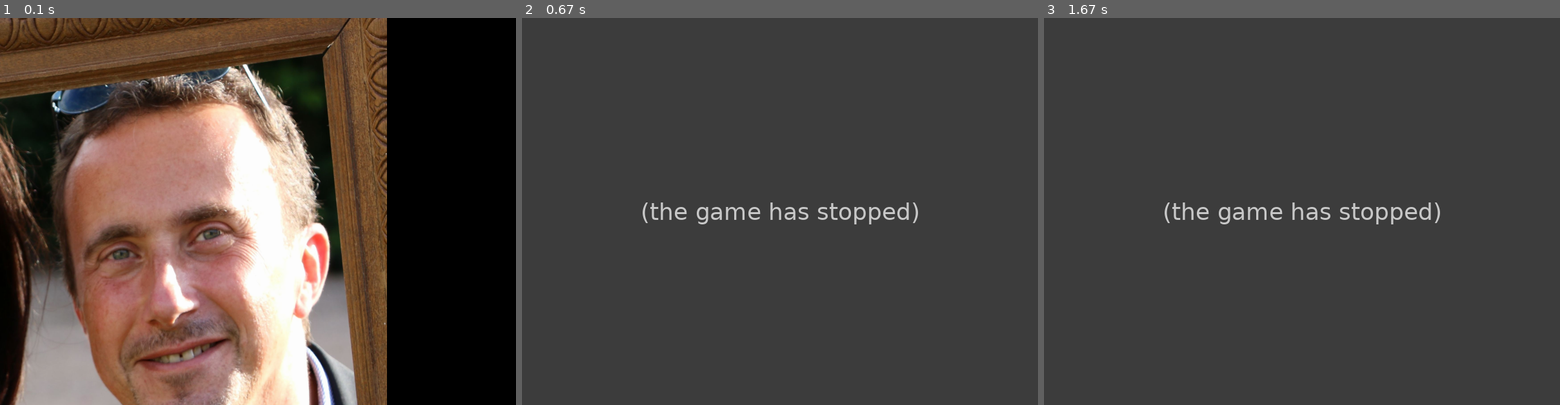
Above: before the commit, frames 1-3 (left to right).
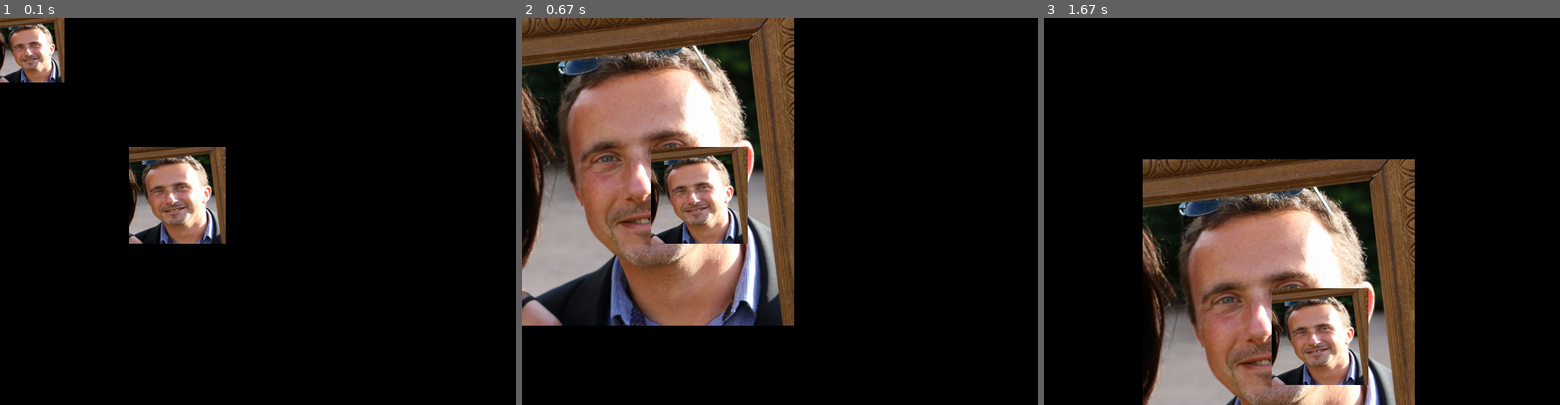
Above: after the commit, the same moments.

Repository: OlivierIrac/experiments
Game: pygame game, started from testPygame/movingBox.py
Two runs of this game, one before a commit and one after it. Both use one fixed random seed, a clock stepped at 60 frames per second and the inputs below.
Inputs (mouse positions are in pixels of both pictures, inside the frame that each line leads up to):
- Up to frame 1 (0.1 s): no input
- Up to frame 2 (0.67 s): press the mouse at (589, 83) at 0.37 s; move the mouse to (692, 203) at 0.47 s; release the mouse at (795, 327) at 0.6 s
- Up to frame 3 (1.67 s): press the mouse at (1178, 172) at 0.7 s; move the mouse to (1229, 242) at 0.8 s; release the mouse at (1276, 312) at 0.93 s

The runs differ from the first frame. In frame 1, 69% of the frame differs, in the area x 0-75%, y 0-100%; in frame 2, 99%; in frame 3, 99%, in the area x 0-100%, y 0-100%.
Error before the commit: UnboundLocalError: cannot access local variable 'mxPress' where it is not associated with a ...; the game stopped at 0.37 s (later frames are placeholders)

Commit message:
basic multi windows working

Diff:
--- a/testPygame/movingBox.py
+++ b/testPygame/movingBox.py
@@ -3,10 +3,13 @@
 
 @author: irac1
 '''
-#test comment
 
 import pygame
 import os
+
+def log(*args):
+    print(*args)
+
 
 class Color:
     def __init__ (self,name,r,g,b):
@@ -33,15 +36,17 @@
 class MyWindow:
     windowsList=[]
     zoomSpeed=10
+    mxPress=0
+    myPress=0
 
     @staticmethod
     def draw():
         screen.fill((0, 0, 0))
         for window in MyWindow.windowsList:
-            print ("window.x0 %i,window.y0 %i,window.height %i,window.width %i"%(window.x0,window.y0,window.height,window.width))
-            window.drawFunction(window.x0,window.y0,window.height,window.width)
+#            log ("window.x0 %i,window.y0 %i,window.height %i,window.width %i"%(window.x0,window.y0,window.height,window.width))
+            window.drawFunction(window.x0,window.y0,window.width,window.height)
 
-    def __init__ (self, drawFunction, windowWidth=800, windowHeight=600, xLeft = 0, yTop = 0):
+    def __init__ (self, drawFunction, xLeft = 0, yTop = 0, windowWidth=800, windowHeight=600):
         self.width=windowWidth
         self.height=windowHeight
         self.x0=xLeft
@@ -57,56 +62,59 @@
         MyWindow.draw()
 
     def isInBottomRightCorner (self,x,y):
-#        print ("mx:%i, my:%i, self.x0:%i, self.width:%i"%(x,y,self.x0,self.width))
-#        print ("test corner", ((self.x0 + self.width -2) <= x <= (self.x0 + self.width + 5) and (self.y0 + self.height -2) <= y <= (self.y0 + self.height + 5)))
+#        log ("mx:%i, my:%i, self.x0:%i, self.width:%i"%(x,y,self.x0,self.width))
+#        log ("test corner", ((self.x0 + self.width -2) <= x <= (self.x0 + self.width + 5) and (self.y0 + self.height -2) <= y <= (self.y0 + self.height + 5)))
 
         return ((self.x0 + self.width -2) <= x <= (self.x0 + self.width + 5) and (self.y0 + self.height -2) <= y <= (self.y0 + self.height + 5))
 
     @staticmethod
-    def handleWindows():
+    def handleWindows(event):
         mx, my = pygame.mouse.get_pos()
         for window in MyWindow.windowsList:
-            print (mx,my)
+            log (window.drag)
+            log (window.resize)
             if (window.isInBottomRightCorner(mx,my) or window.resize):  # click lower right corner = resize
                 pygame.mouse.set_cursor(*pygame.cursors.broken_x)
             else:
                 pygame.mouse.set_cursor(*pygame.cursors.arrow)
-            for event in pygame.event.get():
-                if (event.type == pygame.MOUSEBUTTONDOWN):
-                    if (event.button == 1 and window.resize == False and window.drag == False):
-                        if (window.isInBottomRightCorner(mx, my)): #click lower right corner = resize
-                            print ("Resize")
-                            mxPress=mx
-                            myPress=my
-                            #cursor = pygame.cursors.compile(pygame.cursors.sizer_xy_strings)
-                            #colorIdx = 'white'
-                            window.resize=True
-                            window.width0=window.width
-                            window.height0=window.height
-                        if (window.x0<=mx<window.x0+window.width-2 and window.y0<=my<window.y0+window.height-2): #click inside shape = move
-                            print ("drag")
-                            mxPress=mx
-                            myPress=my
-                            window.drag=True
-                            window.x00=window.x0
-                            window.y00=window.y0
+            if (event.type == pygame.MOUSEBUTTONDOWN):
+                log ("********* click")
+                if (event.button == 1 and window.resize == False and window.drag == False):
+                    if (window.isInBottomRightCorner(mx, my)): #click lower right corner = resize
+                        log ("************** Resize")
+                        MyWindow.mxPress=mx
+                        MyWindow.myPress=my
+                        #cursor = pygame.cursors.compile(pygame.cursors.sizer_xy_strings)
+                        #colorIdx = 'white'
+                        window.resize=True
+                        window.width0=window.width
+                        window.height0=window.height
+                    if (window.x0<=mx<window.x0+window.width-2 and window.y0<=my<window.y0+window.height-2): #click inside shape = move
+                        log (" ********************* drag")
+                        MyWindow.mxPress=mx
+                        MyWindow.myPress=my
+                        window.drag=True
+                        window.x00=window.x0
+                        window.y00=window.y0
 
-                    if (event.button == 4):
-                        (window.width,window.height) = resizeProportional (window.width,window.height, window.width+MyWindow.zoomSpeed,window.height+MyWindow.zoomSpeed)
-                    if (event.button == 5):
-                        (window.width,window.height) = resizeProportional (window.width,window.height, window.width-MyWindow.zoomSpeed,window.height-MyWindow.zoomSpeed)
+                if (event.button == 4):
+                    (window.width,window.height) = resizeProportional (window.width,window.height, window.width+MyWindow.zoomSpeed,window.height+MyWindow.zoomSpeed)
+                if (event.button == 5):
+                    (window.width,window.height) = resizeProportional (window.width,window.height, window.width-MyWindow.zoomSpeed,window.height-MyWindow.zoomSpeed)
 
             if ((not pygame.mouse.get_pressed()[0]) and (not pygame.mouse.get_pressed()[2])):
                 window.drag = False
                 window.resize = False
 
             if (window.drag == True):
-                window.x0 = window.x00 + mx - mxPress
-                window.y0 = window.y00 + my - myPress
+                log ("drag")
+                window.x0 = window.x00 + mx - MyWindow.mxPress
+                window.y0 = window.y00 + my - MyWindow.myPress
 
             if (window.resize == True):
-                window.width = window.width0 + mx - mxPress
-                window.height = window.height0 + my - myPress
+                log ("resize")
+                window.width = window.width0 + mx - MyWindow.mxPress
+                window.height = window.height0 + my - MyWindow.myPress
 
 
         MyWindow.draw()
@@ -119,6 +127,7 @@
 #    xSize = olivierFace.get_width()
 #    ySize = olivierFace.get_height()
 #    (xSize, ySize)=resizeProportional(xSize, ySize,w, h)
+    log ("FaceDraw xo %i y0 %i w%i h%i"%(x0,y0,w,h))
     olivierFaceZoomed=pygame.transform.smoothscale(olivierFace, (w, h))
     olivierFaceImgToBlit=olivierFaceZoomed.convert()
     screen.blit(olivierFaceImgToBlit, (x0, y0))
@@ -129,14 +138,15 @@
 clock = pygame.time.Clock()
 done = False
 
-olivierFaceWindow=MyWindow(olivierFaceDraw)
+olivierFaceWindow=MyWindow(olivierFaceDraw,0,0,100,100)
+olivierFaceWindow=MyWindow(olivierFaceDraw,200,200,150,150)
 
 while (not done):
     pygame.display.set_caption(" FPS : {:.4}".format(clock.get_fps()))
 
-    MyWindow.handleWindows()
+    for event in pygame.event.get():
+        MyWindow.handleWindows(event)
 
-    for event in pygame.event.get():
         if (event.type == pygame.QUIT):
             done = True
         if (event.type == pygame.KEYDOWN):
